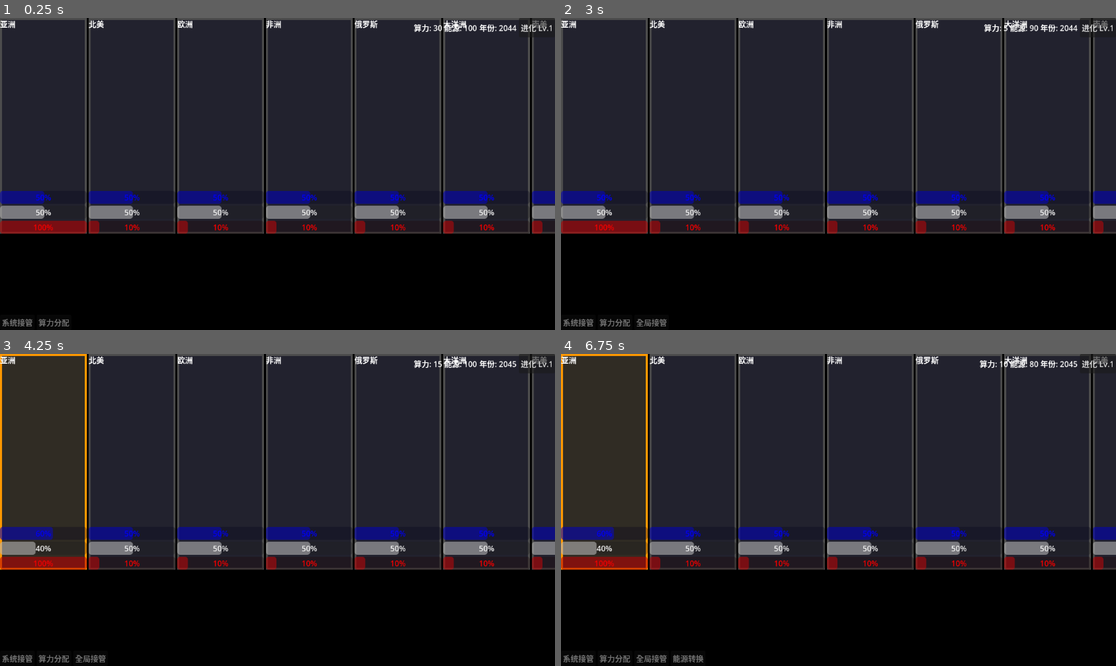
Above: before the commit, frames 1-4 (two rows, left to right).
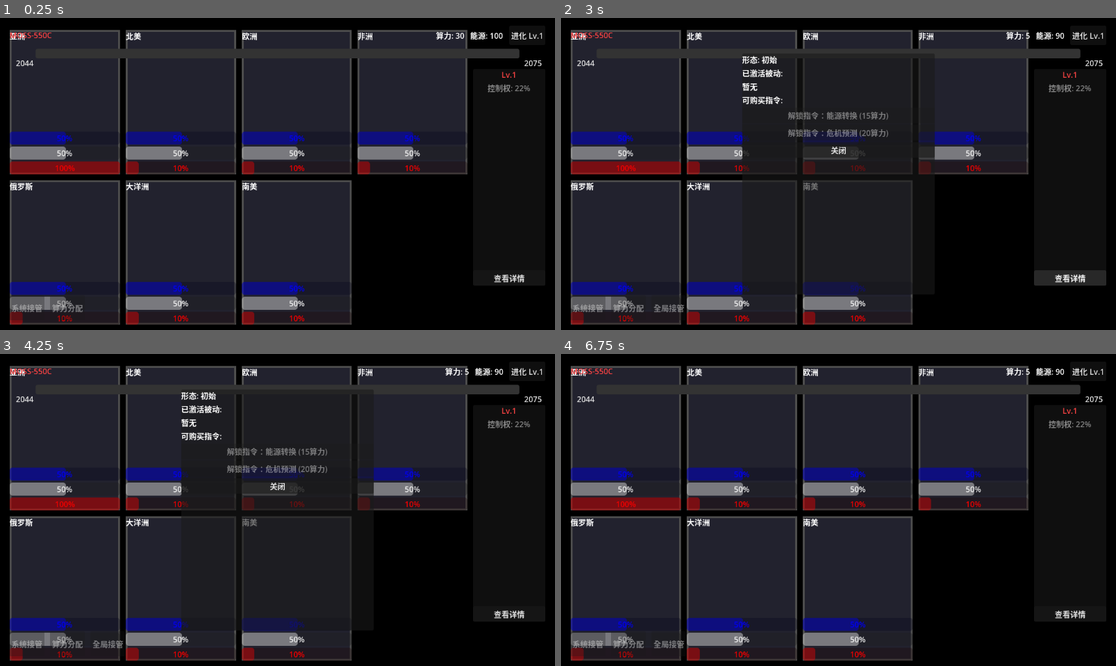
Above: after the commit, the same moments.

Repository: ltzu929/moss
Game: Godot game, scene res://scenes/main_os.tscn
The game is run twice, just before and just after one commit, with the same random seed, the same clock (stepped at 60 frames per second) and the same inputs. The engine's default icon, where the game draws it, is replaced by a stand-in: a white triangle on a blue panel in a dark square.
Inputs (mouse positions are in pixels of both pictures, inside the frame that each line leads up to):
- Up to frame 1 (0.25 s): no input
- Up to frame 2 (3 s): click "进化 Lv.1" at 0.5 s; click "解锁指令：全局接管 (25算力 / 10能源)" at 1.25 s; click "关闭" at 2 s; click (1071, 276) at 2.75 s, where only the run after the commit has a clickable "查看详情"
- Up to frame 3 (4.25 s): click (277, 634) at 3.5 s, where only the run before the commit has a clickable "旁观"
- Up to frame 4 (6.75 s): click "进化 Lv.1" at 4.25 s; click (838, 450) at 5 s, where only the run before the commit has a clickable "解锁指令：能源转换 (15算力)"; click (688, 659) at 5.75 s, where only the run before the commit has a clickable "能源转换"; click "关闭" at 6.5 s

The runs differ from the first frame. In frame 1, 51% of the frame differs, in the area x 0-100%, y 0-99%; in frame 2, 50%; in frame 3, 50%; in frame 4, 51%.

Commit message:
feat: 添加状态面板和顶部栏，更新资源显示逻辑

Diff:
--- a/scenes/main_os.tscn
+++ b/scenes/main_os.tscn
@@ -15,6 +15,8 @@
 [ext_resource type="Resource" uid="uid://csoutham001" path="res://data/sector_south_america.tres" id="9_southam"]
 [ext_resource type="PackedScene" uid="uid://d3hjloh5j0xx8" path="res://scenes/evolution_popup.tscn" id="10_evopopup"]
 [ext_resource type="PackedScene" path="res://scenes/evolution_notice.tscn" id="11_evonotice"]
+[ext_resource type="PackedScene" uid="uid://bqxj2k3n4m5p" path="res://scenes/year_progress.tscn" id="12_yearprogress"]
+[ext_resource type="PackedScene" path="res://scenes/moss_status_panel.tscn" id="13_mosspanel"]
 
 [node name="MainOS" type="Control" unique_id=1064400959]
 layout_mode = 3
@@ -35,15 +37,89 @@
 grow_vertical = 2
 color = Color(0, 0, 0, 1)
 
-[node name="SectorInfoContainer" type="HBoxContainer" parent="." unique_id=1437917960]
-unique_name_in_owner = true
-layout_mode = 1
-anchors_preset = 9
-anchor_bottom = 1.0
-offset_right = 1284.0
-offset_bottom = -200.0
-grow_vertical = 2
-alignment = 1
+[node name="TopBarContainer" type="HBoxContainer" parent="." unique_id=768598594]
+unique_name_in_owner = true
+layout_mode = 1
+z_index = 10
+anchors_preset = 10
+anchor_right = 1.0
+offset_left = 20.0
+offset_top = 16.0
+offset_right = -20.0
+offset_bottom = 56.0
+grow_horizontal = 2
+theme_override_constants/separation = 12
+
+[node name="MossLabel" type="Label" parent="TopBarContainer" unique_id=2033000001]
+layout_mode = 2
+theme_override_colors/font_color = Color(1, 0.267, 0.267, 1)
+text = "MOSS-550C"
+vertical_alignment = 1
+
+[node name="TopBarSpacer" type="Control" parent="TopBarContainer" unique_id=2033000002]
+layout_mode = 2
+size_flags_horizontal = 3
+
+[node name="ComputationalLabel" type="Label" parent="TopBarContainer" unique_id=777115127]
+unique_name_in_owner = true
+layout_mode = 2
+text = "算力:30"
+vertical_alignment = 1
+
+[node name="EnergyLabel" type="Label" parent="TopBarContainer" unique_id=1504169730]
+unique_name_in_owner = true
+layout_mode = 2
+text = "能源:100"
+vertical_alignment = 1
+
+[node name="EvolutionButton" type="Button" parent="TopBarContainer" unique_id=888888001]
+unique_name_in_owner = true
+layout_mode = 2
+text = "进化 Lv.1"
+
+[node name="YearProgress" parent="." unique_id=2033000003 instance=ExtResource("12_yearprogress")]
+unique_name_in_owner = true
+layout_mode = 1
+z_index = 10
+anchors_preset = 10
+anchor_right = 1.0
+offset_left = 20.0
+offset_top = 64.0
+offset_right = -20.0
+offset_bottom = 94.0
+grow_horizontal = 2
+
+[node name="MossStatusPanel" parent="." unique_id=2033000004 instance=ExtResource("13_mosspanel")]
+unique_name_in_owner = true
+layout_mode = 1
+z_index = 10
+anchors_preset = 7
+anchor_left = 1.0
+anchor_top = 0.0
+anchor_right = 1.0
+anchor_bottom = 1.0
+offset_left = -170.0
+offset_top = 106.0
+offset_right = -20.0
+offset_bottom = -92.0
+grow_horizontal = 0
+grow_vertical = 2
+
+[node name="SectorInfoContainer" type="GridContainer" parent="." unique_id=1437917960]
+unique_name_in_owner = true
+layout_mode = 1
+anchors_preset = 15
+anchor_right = 1.0
+anchor_bottom = 1.0
+offset_left = 20.0
+offset_top = 106.0
+offset_right = -182.0
+offset_bottom = -92.0
+grow_horizontal = 2
+grow_vertical = 2
+columns = 4
+theme_override_constants/h_separation = 12
+theme_override_constants/v_separation = 12
 
 [node name="SectorInfoAsia" parent="SectorInfoContainer" unique_id=845453540 instance=ExtResource("2_qcklt")]
 layout_mode = 2
@@ -80,6 +156,7 @@
 unique_name_in_owner = true
 visible = false
 layout_mode = 1
+z_index = 30
 anchors_preset = 8
 anchor_left = 0.5
 anchor_top = 0.5
@@ -92,39 +169,10 @@
 grow_horizontal = 2
 grow_vertical = 2
 
-[node name="GlobalResourcesContainer" type="HBoxContainer" parent="." unique_id=768598594]
-unique_name_in_owner = true
-layout_mode = 1
-anchors_preset = 1
-anchor_left = 1.0
-anchor_right = 1.0
-offset_left = -47.0
-offset_bottom = 40.0
-grow_horizontal = 0
-
-[node name="ComputationalLabel" type="Label" parent="GlobalResourcesContainer" unique_id=777115127]
-unique_name_in_owner = true
-layout_mode = 2
-text = "算力:100"
-
-[node name="EnergyLabel" type="Label" parent="GlobalResourcesContainer" unique_id=1504169730]
-unique_name_in_owner = true
-layout_mode = 2
-text = "能源:100"
-
-[node name="YearLabel" type="Label" parent="GlobalResourcesContainer" unique_id=1488346041]
-unique_name_in_owner = true
-layout_mode = 2
-text = "年份:2044"
-
-[node name="EvolutionButton" type="Button" parent="GlobalResourcesContainer" unique_id=888888001]
-unique_name_in_owner = true
-layout_mode = 2
-text = "Lv.1"
-
 [node name="AllocatePopup" parent="." unique_id=1777844314 instance=ExtResource("9_a8ufc")]
 unique_name_in_owner = true
 layout_mode = 1
+z_index = 30
 offset_top = -60.5
 offset_bottom = 60.5
 
@@ -132,6 +180,7 @@
 unique_name_in_owner = true
 visible = false
 layout_mode = 1
+z_index = 30
 anchors_preset = 8
 anchor_left = 0.5
 anchor_top = 0.5
@@ -148,6 +197,7 @@
 unique_name_in_owner = true
 visible = false
 layout_mode = 1
+z_index = 30
 anchors_preset = 8
 anchor_left = 0.5
 anchor_top = 0.5
@@ -163,12 +213,18 @@
 [node name="CommandButtonContainer" type="HBoxContainer" parent="." unique_id=107053379]
 unique_name_in_owner = true
 layout_mode = 1
+z_index = 10
 anchors_preset = 12
 anchor_top = 1.0
 anchor_right = 1.0
 anchor_bottom = 1.0
+offset_left = 20.0
+offset_top = -72.0
+offset_right = -20.0
+offset_bottom = -20.0
 grow_horizontal = 2
 grow_vertical = 0
+theme_override_constants/separation = 12
 
 [connection signal="timeout" from="Timer" to="." method="_on_timer_timeout"]
-[connection signal="pressed" from="GlobalResourcesContainer/EvolutionButton" to="." method="_on_evolution_button_pressed"]
+[connection signal="pressed" from="TopBarContainer/EvolutionButton" to="." method="_on_evolution_button_pressed"]
--- a/scenes/sector_info.tscn
+++ b/scenes/sector_info.tscn
@@ -4,17 +4,9 @@
 
 [node name="SectorInfo" type="Panel" unique_id=349971974]
 custom_minimum_size = Vector2(180, 300)
-anchors_preset = 8
-anchor_left = 0.5
-anchor_top = 0.5
-anchor_right = 0.5
-anchor_bottom = 0.5
-offset_left = -90.0
-offset_top = -150.0
-offset_right = 90.0
-offset_bottom = 150.0
-grow_horizontal = 2
-grow_vertical = 2
+layout_mode = 2
+size_flags_horizontal = 3
+size_flags_vertical = 3
 script = ExtResource("1_ntx5u")
 
 [node name="TitleLabel" type="Label" parent="." unique_id=1689910912]
--- a/scenes/year_progress.tscn
+++ b/scenes/year_progress.tscn
@@ -23,6 +23,7 @@
 [node name="StartLabel" type="Label" parent="HBoxContainer"]
 custom_minimum_size = Vector2(50, 0)
 layout_mode = 2
+theme_override_colors/font_color = Color(0.9, 0.9, 0.9, 1)
 text = "2044"
 horizontal_alignment = 2
 
@@ -36,5 +37,6 @@
 [node name="EndLabel" type="Label" parent="HBoxContainer"]
 custom_minimum_size = Vector2(50, 0)
 layout_mode = 2
+theme_override_colors/font_color = Color(0.9, 0.9, 0.9, 1)
 text = "2075"
 horizontal_alignment = 1
--- a/scripts/systems/main_os.gd
+++ b/scripts/systems/main_os.gd
@@ -125,6 +125,11 @@
 		var popup := get_node("%EvolutionPopup")
 		if popup.get("purchase_requested") != null:
 			popup.purchase_requested.connect(_on_purchase_requested)
+
+	if has_node("%MossStatusPanel"):
+		var moss_status_panel := get_node("%MossStatusPanel")
+		if moss_status_panel is MossStatusPanel:
+			moss_status_panel.details_requested.connect(_on_moss_details_requested)
 
 	update_evolution_button()
 	update_global_resource_ui()
@@ -443,6 +448,10 @@
 			btn.text = "进化 Lv." + str(evolution_level)
 			btn.tooltip_text = "查看已解锁能力并购买新指令"
 
+## 右侧状态面板“查看详情”按钮回调
+func _on_moss_details_requested() -> void:
+	show_evolution_popup()
+
 ## 进化按钮点击回调
 func _on_evolution_button_pressed() -> void:
 	show_evolution_popup()
@@ -474,12 +483,14 @@
 	# 设置新选中
 	selected_sector = sector
 	selected_sector.set_selected(true)
+	update_command_buttons()
 
 ## 取消选中状态
 func deselect_sector() -> void:
 	if selected_sector != null:
 		selected_sector.set_selected(false)
 		selected_sector = null
+		update_command_buttons()
 
 ## 板块点击回调 - 连接到SectorInfo的sector_clicked信号
 ## 实现toggle行为：点击已选中的板块取消选中，点击其他板块切换选中
@@ -655,9 +666,38 @@
 
 ## 刷新顶部全局资源显示（年份、算力、能源）
 func update_global_resource_ui() -> void:
-	%YearLabel.text = "年份: " + str(current_year)
-	%ComputationalLabel.text = "算力: " + str(current_cpu)
-	%EnergyLabel.text = "能源: " + str(current_energy)
+	if has_node("%ComputationalLabel"):
+		%ComputationalLabel.text = "算力: " + str(current_cpu)
+
+	if has_node("%EnergyLabel"):
+		%EnergyLabel.text = "能源: " + str(current_energy)
+
+	if has_node("TopBarContainer/MossLabel"):
+		var moss_label := get_node("TopBarContainer/MossLabel")
+		if moss_label is Label:
+			moss_label.text = get_moss_model_name()
+
+	if has_node("%YearProgress"):
+		var year_progress := get_node("%YearProgress")
+		if year_progress is YearProgress:
+			year_progress.update_progress(current_year)
+
+	if has_node("%MossStatusPanel"):
+		var moss_status_panel := get_node("%MossStatusPanel")
+		if moss_status_panel is MossStatusPanel:
+			moss_status_panel.update_display(evolution_level, get_average_authority())
+
+## 获取当前 MOSS 型号显示名称
+func get_moss_model_name() -> String:
+	match evolution_level:
+		1:
+			return "MOSS-550C"
+		2:
+			return "MOSS-550W"
+		3:
+			return "MOSS"
+		_:
+			return "MOSS"
 
 # ============================================================
 # 区域九：胜负判定系统
